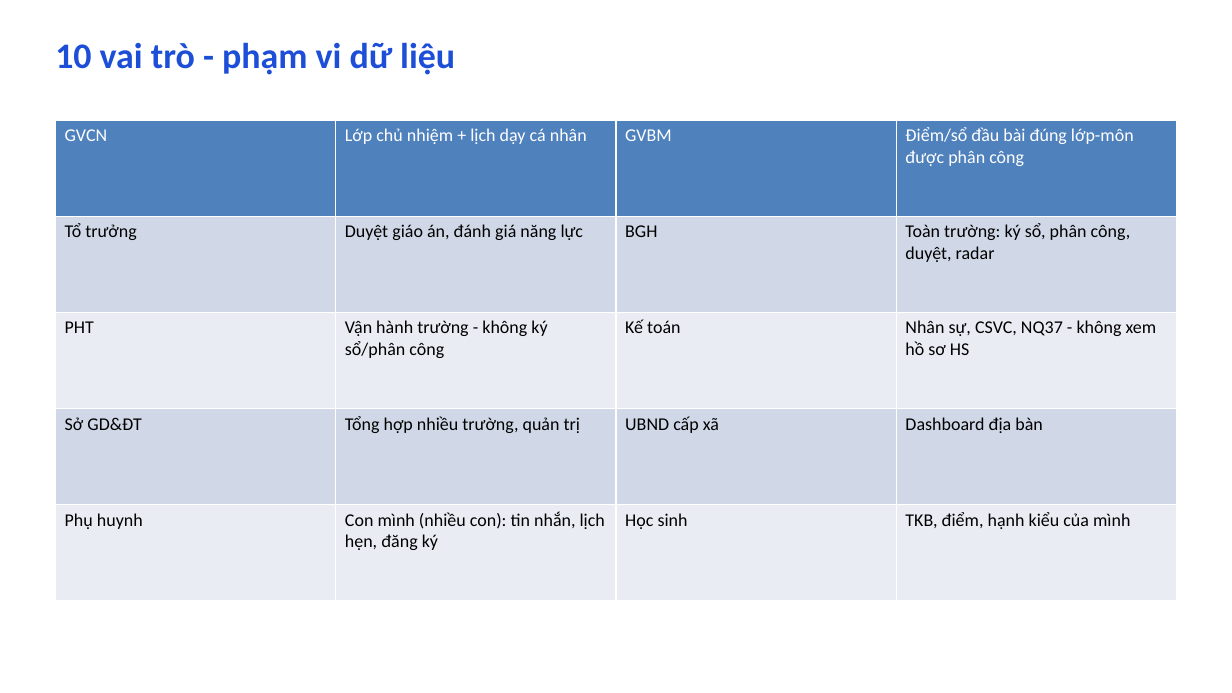
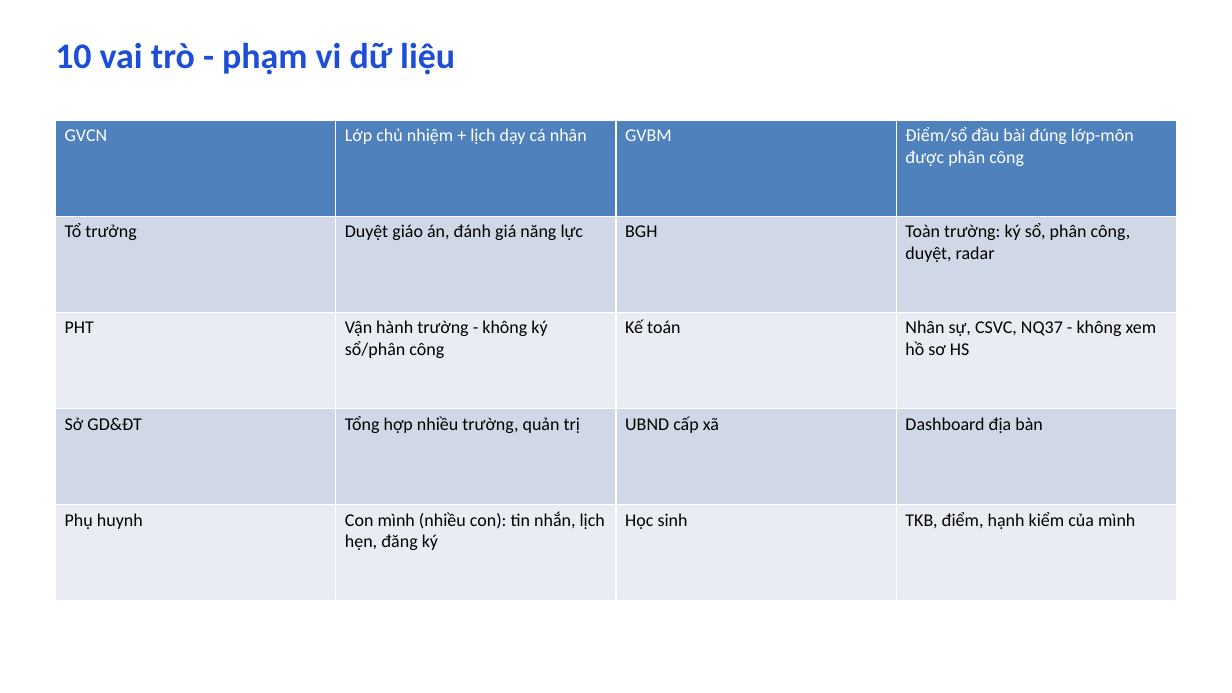
Before and after one commit to saintzzz/so-chu-nhiem-so, a slide deck: slide 3 of docs/user-guide/SO-CHU-NHIEM-SO-GIOI-THIEU.pptx. Drawn at 1232x693 pixels with LibreOffice and Linux fonts; fonts in the diff are those of the drawing. Boxes give left, top, right and bottom in pixels: in the first picture for what was removed or moved away, otherwise in the second. Text is boxed around its words. In the diff, an @@ line names an element or a change of style, - is before the commit and + after.

```diff
--- a/docs/user-guide/SO-CHU-NHIEM-SO-GIOI-THIEU.pptx
+++ b/docs/user-guide/SO-CHU-NHIEM-SO-GIOI-THIEU.pptx
@@ table at [55,120,1176,601] @@
-row 5, column 4: TKB, điểm, hạnh kiểu của mình
+row 5, column 4: TKB, điểm, hạnh kiểm của mình
```
Also in this commit, not shown: 3 other slides changed, 2 slides added, 4 other files.
